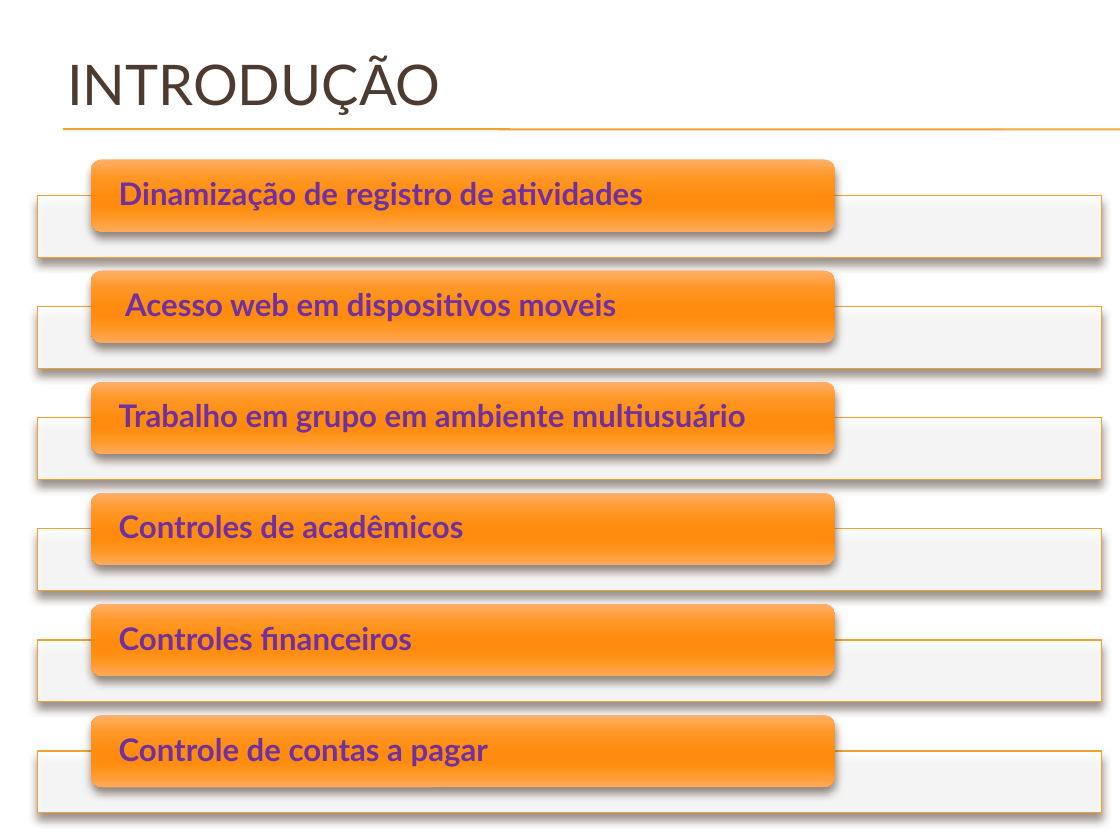
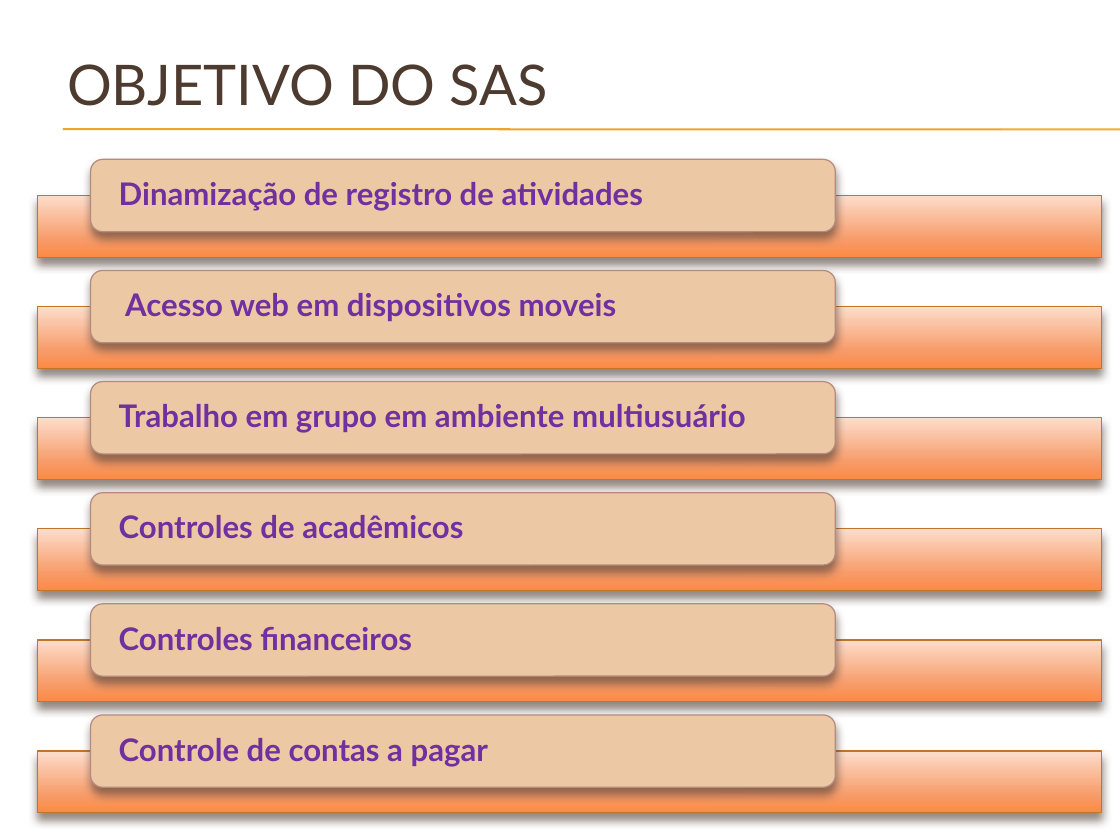
Before and after one commit to Neimarmg/Open_source, a slide deck: slide 3 of SAS/Planejamento/Docs/Apresentação do projeto.pptx (slide 2 before the commit). Drawn at 1120x840 pixels with LibreOffice and Linux fonts; fonts in the diff are those of the drawing; background and template pictures are left out. Boxes give left, top, right and bottom in pixels: in the first picture for what was removed or moved away, otherwise in the second. Text is boxed around its words. In the diff, an @@ line names an element or a change of style, - is before the commit and + after.

```diff
--- a/SAS/Planejamento/Docs/Apresentação do projeto.pptx
+++ b/SAS/Planejamento/Docs/Apresentação do projeto.pptx
@@ title at (67, 64, 548, 106): text changed @@
-INTRODUÇÃO
+OBJETIVO DO SAS
@@ fill gradient #FFB16A to #FF9826 to #FF8D0F to #FF9724 to #FFAA5C to #ECC8A4; outline none to #B58B80 0.79 pt in 6 elements at (91, 159, 836, 232), (91, 271, 836, 344), (91, 382, 836, 455), (91, 493, 836, 566), (91, 604, 836, 676), (91, 715, 836, 787) @@
@@ fill #FFFFFF at 90% opacity to gradient #FDDBCC to #F89B69 to #FC8A43; outline #F0A22E 0.79 pt to #C17529 0.79 pt in 6 elements at (37, 196, 1101, 258), (37, 307, 1101, 368), (37, 418, 1101, 479), (37, 529, 1101, 590), (37, 640, 1101, 701), (37, 752, 1101, 813) @@
```
Also in this commit, not shown: 1 other slide changed, 2 slides added, 2 slides removed.
